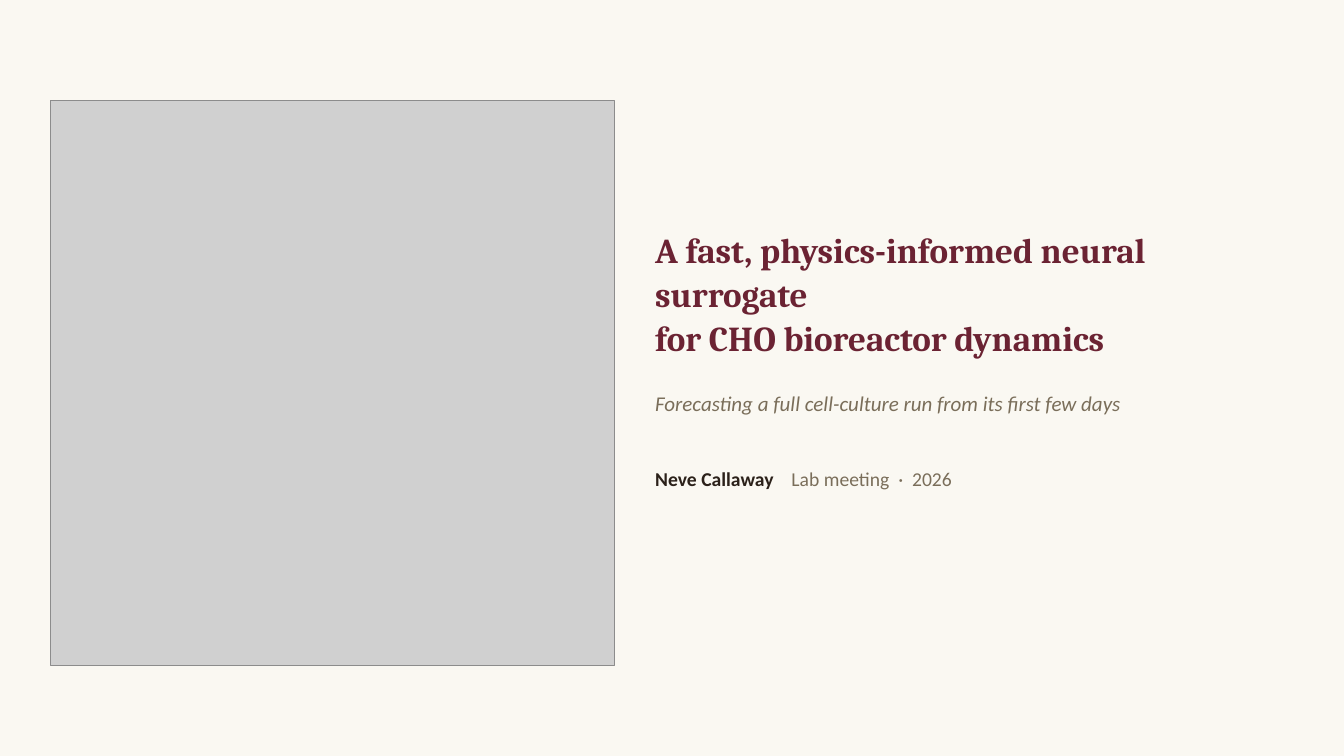
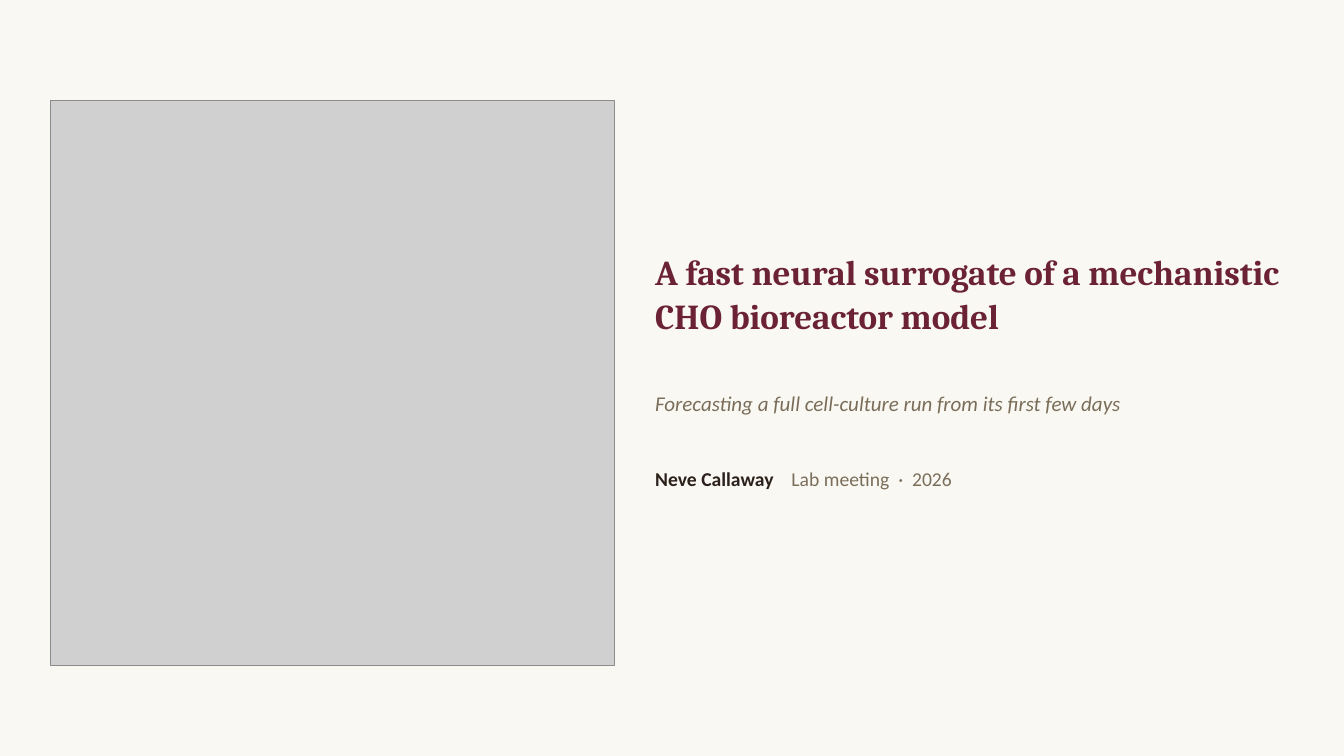
Before and after one commit to nevecallaway/COSMIC-dFBA-nn, a slide deck: slide 1 of en_primeur_lab_meeting.pptx. Drawn at 1344x756 pixels with LibreOffice and Linux fonts; fonts in the diff are those of the drawing; grey boxes stand for pictures. Boxes give left, top, right and bottom in pixels: in the first picture for what was removed or moved away, otherwise in the second. Text is boxed around its words. In the diff, an @@ line names an element or a change of style, - is before the commit and + after.

```diff
--- a/en_primeur_lab_meeting.pptx
+++ b/en_primeur_lab_meeting.pptx
@@ text at (655, 260, 1279, 330): text changed @@
-A fast, physics-informed neural surrogate
-for CHO bioreactor dynamics
+A fast neural surrogate of a mechanistic
+CHO bioreactor model
```
Also in this commit, not shown: 3 other slides changed, 1 slide added, 1 other file.
